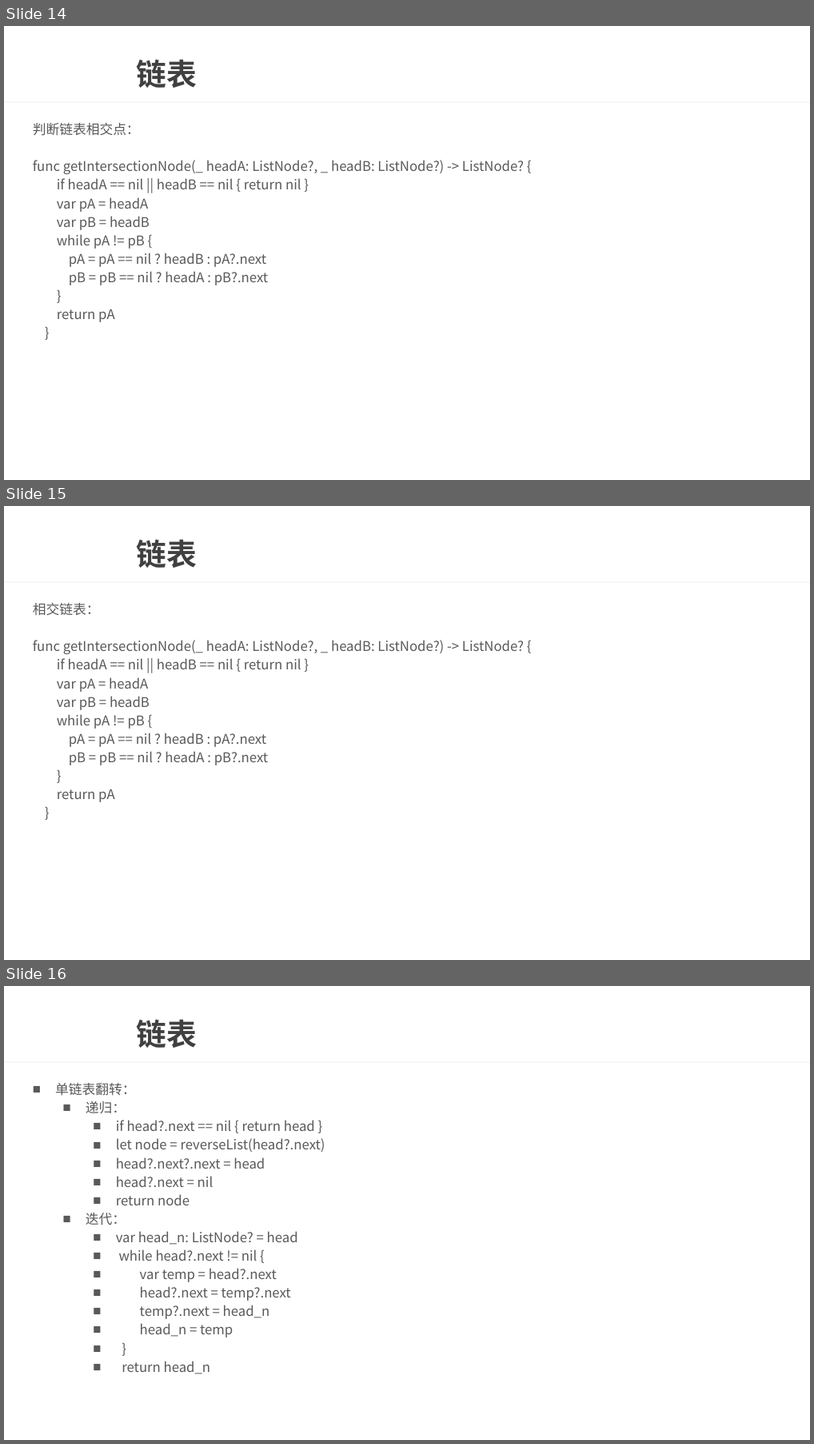
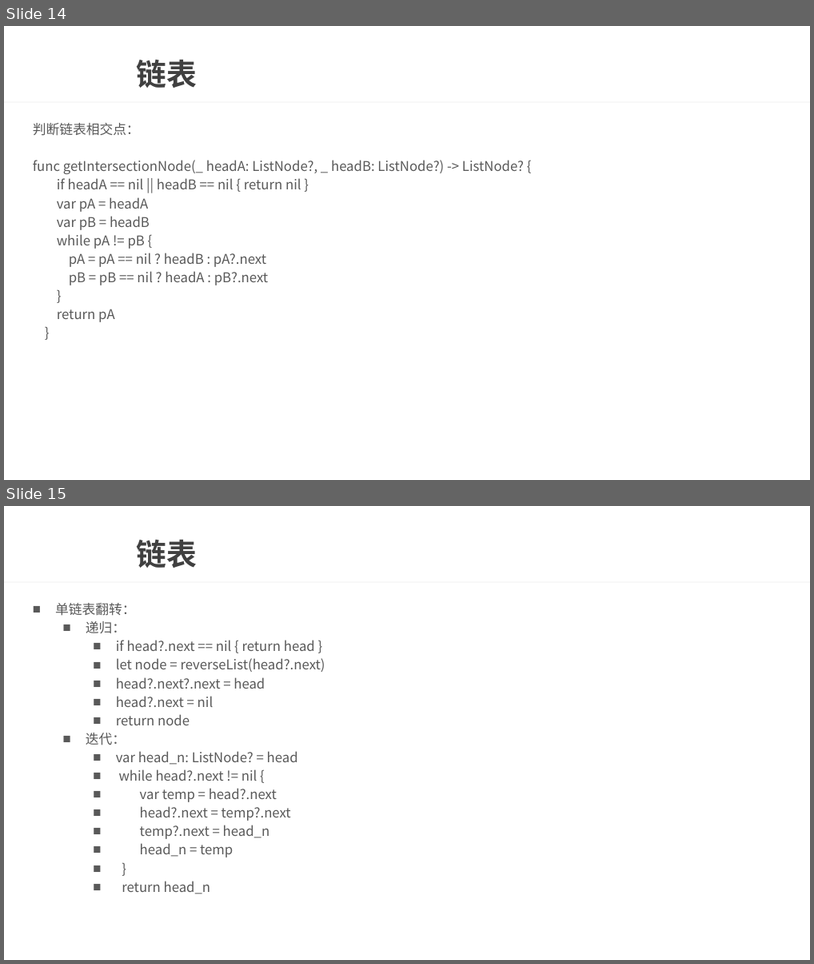
Before and after one commit to wtj900/wtj900.github.io, a slide deck: file/面试文档/13-数据结构与算法.pptx. Shown one above the other, each under a label of ours: slides 14, 15 and 16 before the commit, slides 14 and 15 after it. The pictures are 814x1444 and 814x964 pixels, drawn with LibreOffice and Linux fonts; fonts in the diff are those of the drawing; background and template pictures are left out. Boxes give left, top, right and bottom in pixels: in the first picture for what was removed or moved away, otherwise in the second. Text is boxed around its words. In the diff, an @@ line names an element or a change of style, - is before the commit and + after.

```diff
--- a/file/面试文档/13-数据结构与算法.pptx
+++ b/file/面试文档/13-数据结构与算法.pptx
@@ slide 15 removed at (4,506,810,960), background picture (left out); not listed: 1 template element that a slide beside it also shows @@
@@ title removed at (137,540,198,568) @@
-链表
@@ text removed at (33,603,524,802) @@
-相交链表：
-func getIntersectionNode(_ headA: ListNode?, _ headB: ListNode?) -> ListNode? {
-if headA == nil || headB == nil { return nil }
-var pA = headA
-var pB = headB
-while pA != pB {
-pA = pA == nil ? headB : pA?.next
-pB = pB == nil ? headA : pB?.next
-}
-return pA
-}
@@ what was slide 16 is now slide 15 @@
```
Also in this commit, not shown: 2 other files.
